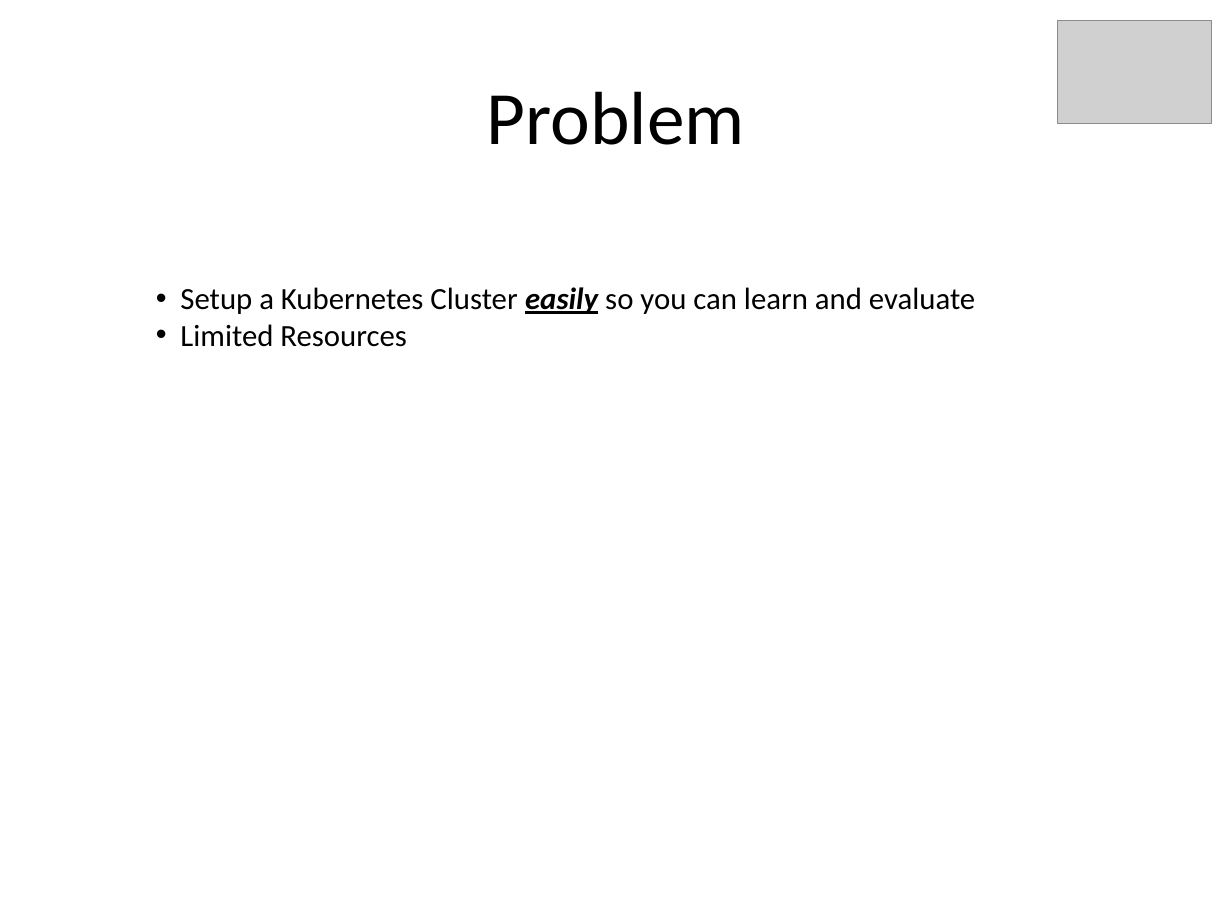
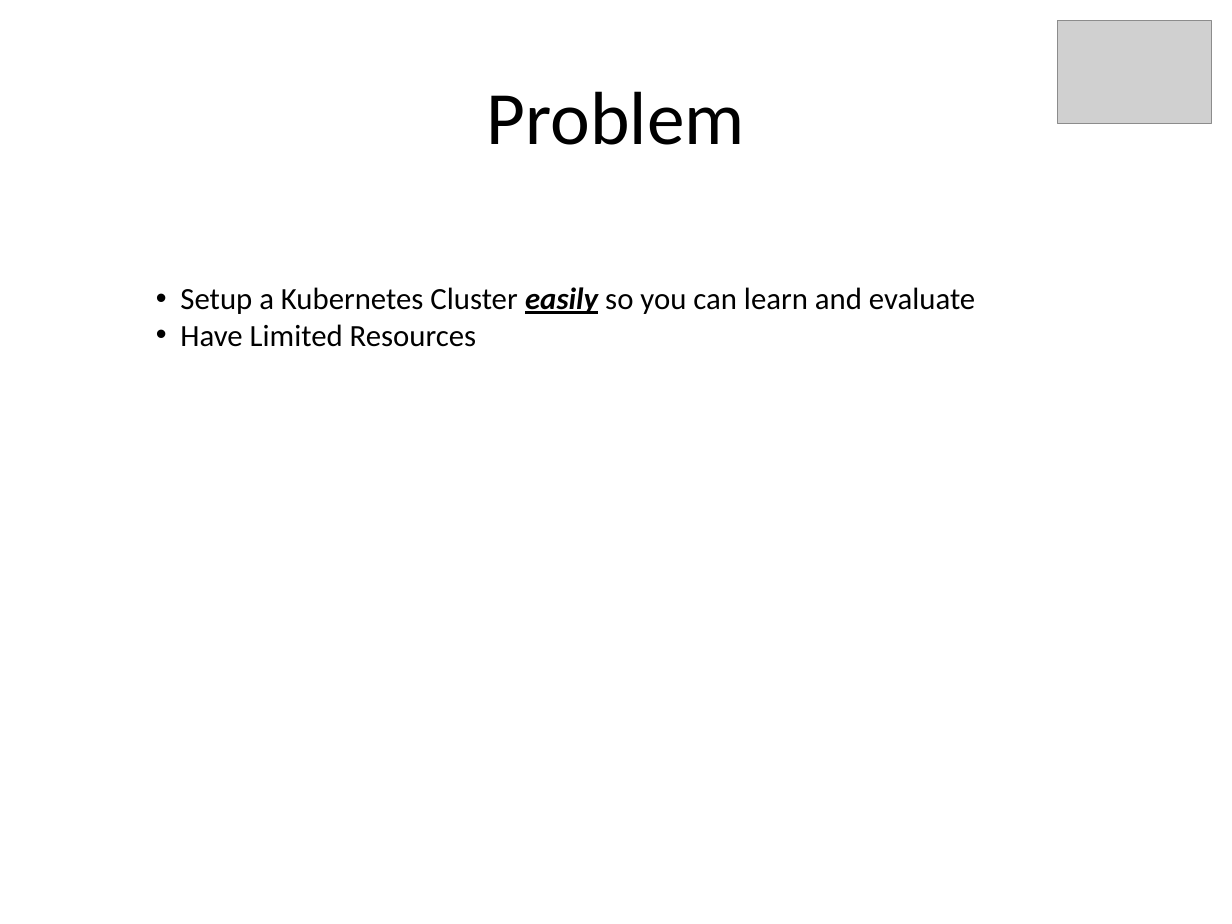
Before and after one commit to kskalvar/kubernetes-aws, a slide deck: slide 3 of docs/Docker-and-Kubernetes-on-AWS-QuickStart.pptx. Drawn at 1232x924 pixels with LibreOffice and Linux fonts; fonts in the diff are those of the drawing; grey boxes stand for pictures. Boxes give left, top, right and bottom in pixels: in the first picture for what was removed or moved away, otherwise in the second. Text is boxed around its words. In the diff, an @@ line names an element or a change of style, - is before the commit and + after.

```diff
--- a/docs/Docker-and-Kubernetes-on-AWS-QuickStart.pptx
+++ b/docs/Docker-and-Kubernetes-on-AWS-QuickStart.pptx
@@ text at [180, 324, 477, 347]: text changed @@
-• Limited Resources
+• Have Limited Resources
```
Also in this commit, not shown: 2 other slides changed.
